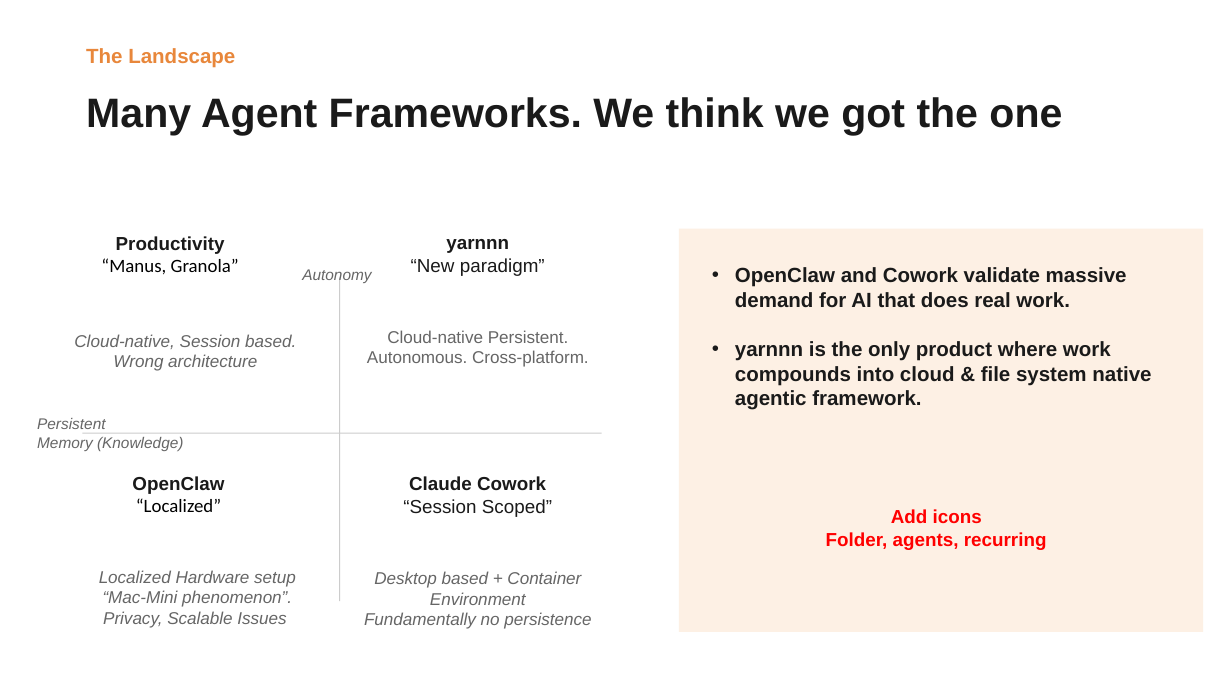
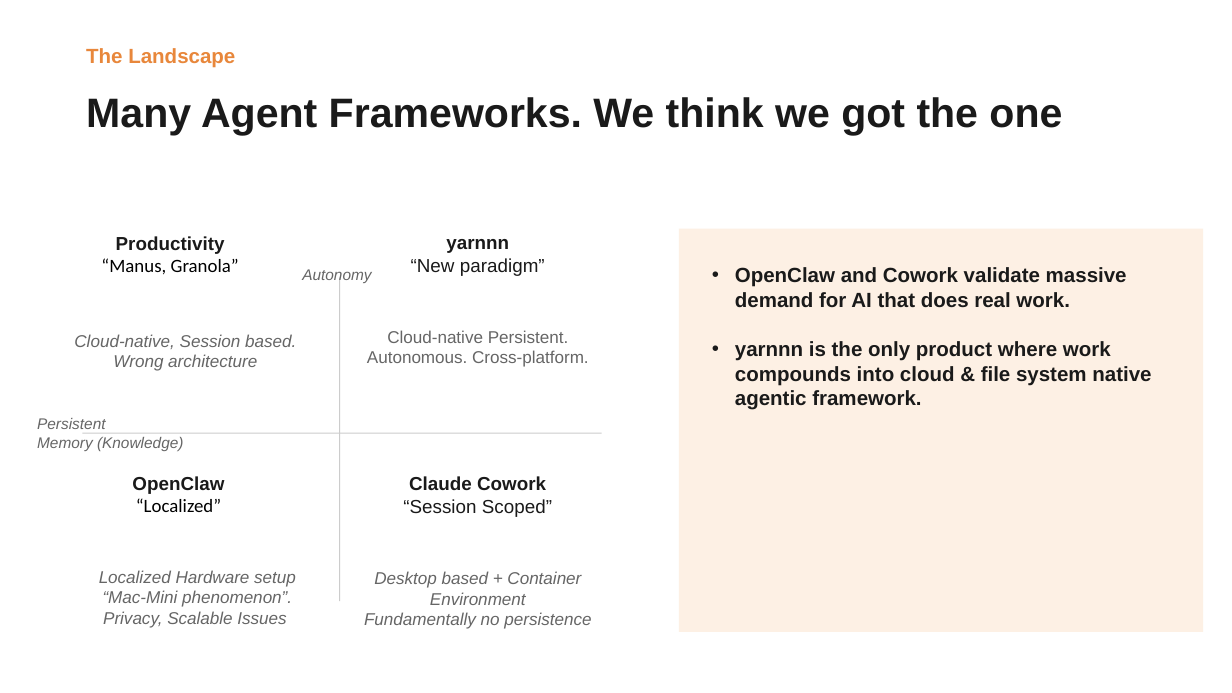
Before and after one commit to Kvkthecreator/yarnnnn, a slide deck: slide 3 of docs/working_docs/investors/IR Deck - yarnnn - April 2026 v11.pptx. Drawn at 1232x693 pixels with LibreOffice and Linux fonts; fonts in the diff are those of the drawing. Boxes give left, top, right and bottom in pixels: in the first picture for what was removed or moved away, otherwise in the second. Text is boxed around its words. In the diff, an @@ line names an element or a change of style, - is before the commit and + after.

```diff
--- a/docs/working_docs/investors/IR Deck - yarnnn - April 2026 v11.pptx
+++ b/docs/working_docs/investors/IR Deck - yarnnn - April 2026 v11.pptx
@@ text removed at box(826, 509, 1047, 550) @@
-Add icons
-Folder, agents, recurring
```
Also in this commit, not shown: 2 other slides changed, 1 slide added.
